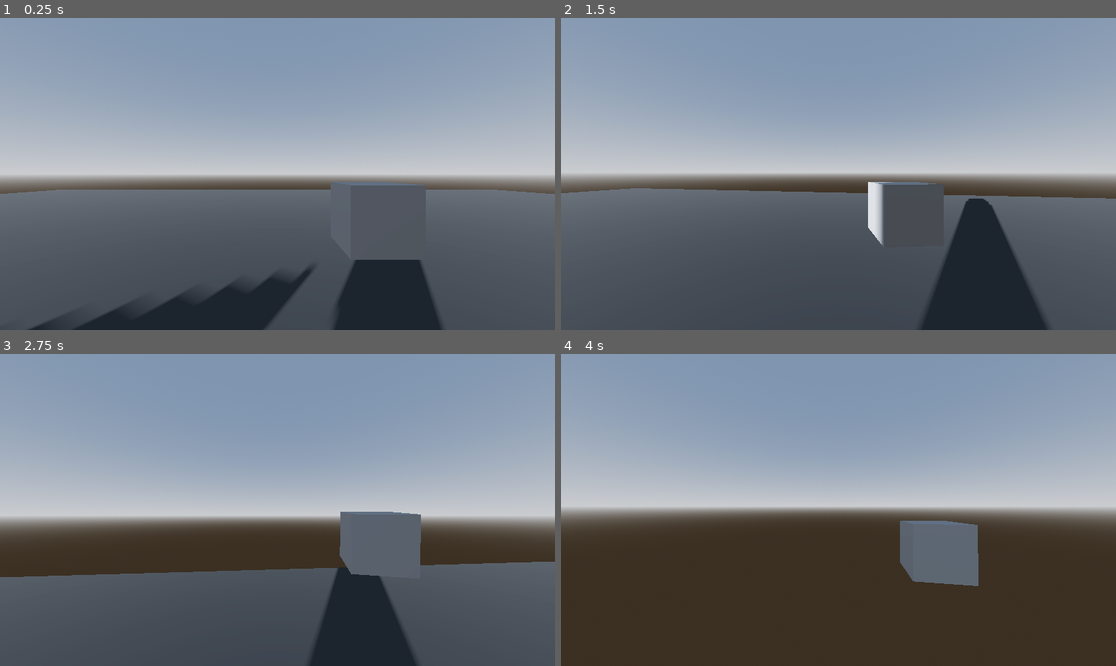
Above: before the commit, frames 1-4 (two rows, left to right).
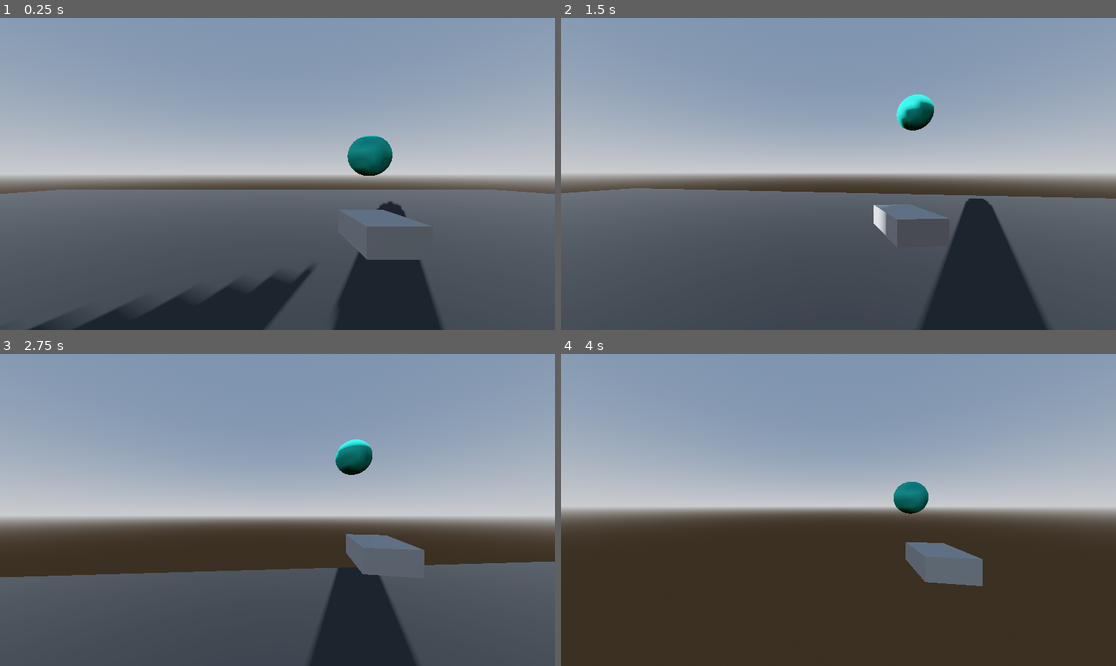
Above: after the commit, the same moments.

Repository: TRI-ADIC/valley-source-code
Game: Godot game, scene res://Scenes/world.tscn
Same seed, same stepped clock (60 frames per second), same inputs: the game is played once before the commit and once after it.
Inputs (mouse positions are in pixels of both pictures, inside the frame that each line leads up to):
- Up to frame 1 (0.25 s): no input
- Up to frame 2 (1.5 s): move the mouse to (866, 174) at 0.52 s; hold Shift (sprint) 0.53-1.28 s; hold W (forward) from 0.53 s (still down); tap Space (jump) at 0.77 s; move the mouse to (810, 174) at 1.27 s; tap Shift (sprint) at 1.35 s
- Up to frame 3 (2.75 s): keep holding W (forward); tap Space (jump) at 1.52 s; move the mouse to (288, 503) at 2.02 s; hold Shift (sprint) from 2.03 s (still down)
- Up to frame 4 (4 s): keep holding W (forward); move the mouse to (832, 516) at 2.77 s; release Shift (sprint) at 2.78 s; tap Shift (sprint) at 2.85 s; tap Space (jump) at 3.02, 3.77 s; move the mouse to (877, 513) at 3.52 s; hold Shift (sprint) from 3.53 s (still down)

The runs differ from the first frame. In frame 1, 1.9% of the frame differs, in the area x 59-78%, y 37-78%; in frame 2, 2.3%, in the area x 55-70%, y 24-74%; in frame 3, 1.9%; in frame 4, 1.9%.

Commit message:
feat: add placeholder spirit with hover effect, done with Coding Quests' tutorial
Tutorial: https://www.youtube.com/watch?v=BsP4wFohA4w&t

Diff:
--- a/Scenes/world.tscn
+++ b/Scenes/world.tscn
@@ -2,6 +2,7 @@
 
 [ext_resource type="Script" uid="uid://g3icjla1v54d" path="res://Scripts/character_body_3d.gd" id="1_a02cp"]
 [ext_resource type="Script" uid="uid://c1vbyqh1eqiya" path="res://Scripts/hand.gd" id="2_go701"]
+[ext_resource type="Script" uid="uid://bcqhnb6v33vfg" path="res://Scripts/spirit.gd" id="3_5a7ea"]
 
 [sub_resource type="ProceduralSkyMaterial" id="ProceduralSkyMaterial_f3sb7"]
 sky_horizon_color = Color(0.66224277, 0.6717428, 0.6867428, 1)
@@ -21,6 +22,12 @@
 [sub_resource type="CapsuleShape3D" id="CapsuleShape3D_f3sb7"]
 
 [sub_resource type="BoxMesh" id="BoxMesh_go701"]
+
+[sub_resource type="ORMMaterial3D" id="ORMMaterial3D_5a7ea"]
+albedo_color = Color(0.26853952, 0.93861234, 0.84628636, 1)
+
+[sub_resource type="SphereMesh" id="SphereMesh_go701"]
+material = SubResource("ORMMaterial3D_5a7ea")
 
 [sub_resource type="ORMMaterial3D" id="ORMMaterial3D_a02cp"]
 albedo_color = Color(0.37036446, 0.3703645, 0.37036446, 1)
@@ -57,8 +64,16 @@
 script = ExtResource("2_go701")
 
 [node name="MeshInstance3D" type="MeshInstance3D" parent="AnthroCat/Head/Camera3D/Hand" unique_id=968091584]
-transform = Transform3D(0.25, 0, 0, 0, 0.25, 0, 0, 0, 0.25, 0, 0, -0.6098527)
+transform = Transform3D(0.19947451, 0, 0, 0, 0.10008259, 0, 0, 0, 0.2896312, 0, -0.04693032, -0.5658482)
 mesh = SubResource("BoxMesh_go701")
+
+[node name="Spirit" type="Node3D" parent="AnthroCat/Head/Camera3D" unique_id=1957678263]
+transform = Transform3D(1, 0, 0, 0, 1, 0, 0, 0, 1, 0.29171473, 0.16280222, -0.97116846)
+script = ExtResource("3_5a7ea")
+
+[node name="MeshInstance3D" type="MeshInstance3D" parent="AnthroCat/Head/Camera3D/Spirit" unique_id=1599315806]
+transform = Transform3D(0.15, 0, 0, 0, 0.15, 0, 0, 0, 0.15, 0.047154665, -0.104971156, 0.23776451)
+mesh = SubResource("SphereMesh_go701")
 
 [node name="Environment" type="Node3D" parent="." unique_id=551454675]
 
--- /dev/null
+++ b/Scripts/spirit.gd
@@ -0,0 +1,19 @@
+extends Node3D
+
+# Called when the node enters the scene tree for the first time.
+func _ready() -> void:
+	_float_object_up()
+
+# Called every frame. 'delta' is the elapsed time since the previous frame.
+func _process(delta: float) -> void:
+	pass
+
+func _float_object_up():
+	var tween = create_tween()
+	tween.tween_property(self, "position", position + Vector3(0, 0.25, 0), 2).set_trans(Tween.TRANS_SINE)
+	tween.tween_callback(_float_object_down)
+
+func _float_object_down():
+	var tween = create_tween()
+	tween.tween_property(self, "position", position + Vector3(0, -0.25, 0), 2).set_trans(Tween.TRANS_SINE)
+	tween.tween_callback(_float_object_up)
Not shown, added: Scripts/spirit.gd.uid
